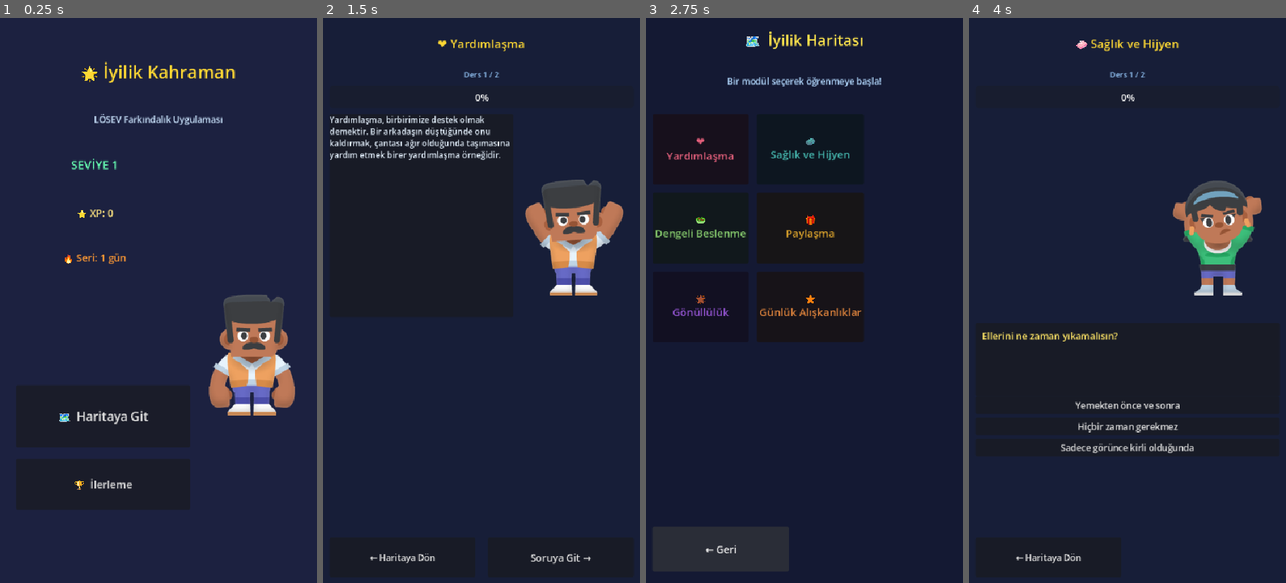
Above: before the commit, frames 1-4 (left to right).
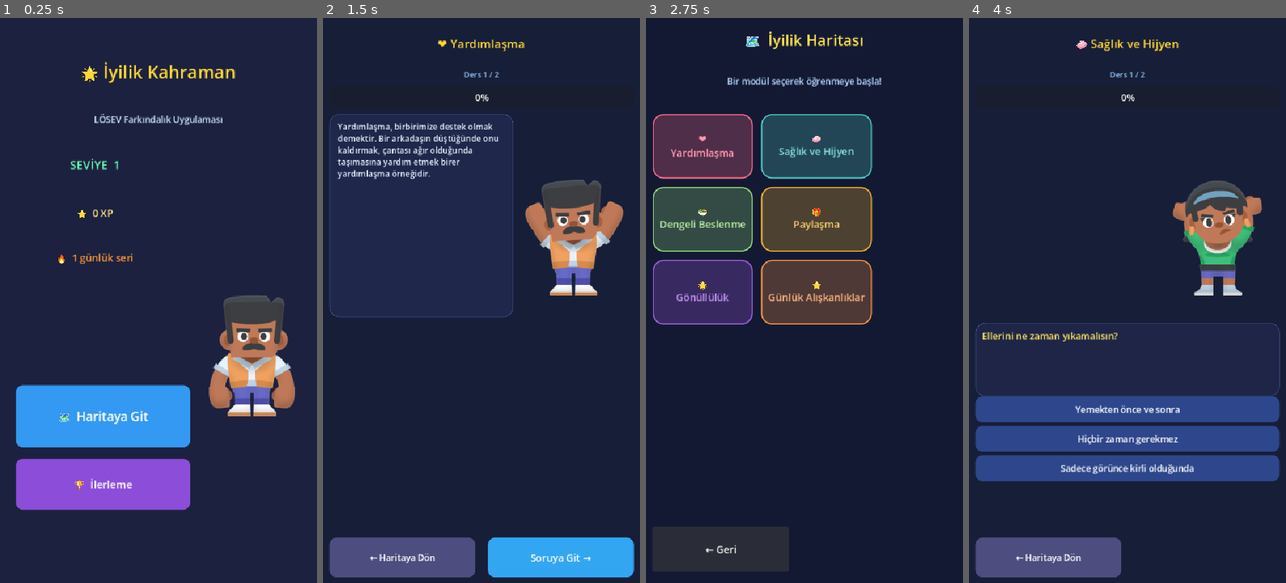
Above: after the commit, the same moments.

Repository: 42-Istanbul-Freelance/losev_iyilik_kahraman
Game: Godot game, scene res://scenes/MainMenu.tscn
Two runs of this game, one before a commit and one after it. Both use one fixed random seed, a clock stepped at 60 frames per second and the inputs below.
Inputs:
- Up to frame 1 (0.25 s): no input
- Up to frame 2 (1.5 s): click "🗺️ Haritaya Git" at 0.5 s; click "❤️ Yardımlaşma" at 1.25 s
- Up to frame 3 (2.75 s): click "← Haritaya Dön" at 2 s
- Up to frame 4 (4 s): click "🧼 Sağlık ve Hijyen" at 2.75 s; click "Soruya Git →" at 3.5 s

The runs differ from the first frame. In frame 1, 12% of the frame differs, in the area x 4-94%, y 24-88%; in frame 2, 27%; in frame 3, 24%; in frame 4, 29%, in the area x 1-99%, y 54-99%.

Commit message:
feat: görsel iyileştirmeler - UITheme stili
- UITheme.gd AutoLoad: yuvarlatılmış köşe, hover efekt, panel border
- MainMenu: animasyonlu EASE_IN_OUT karakter, mavi/mor butonlar
- WorldMap: modül çerçeveleri, tamamlananlar yeşil ✅
- LessonScene: panel/buton stilleri, seçenekler 44px yükseklik
- ProgressScene: renkli rozet ve modül etiketleri

Diff:
--- a/project.godot
+++ b/project.godot
@@ -20,6 +20,7 @@
 
 GameData="*res://scripts/GameData.gd"
 LessonBridge="*res://scripts/LessonBridge.gd"
+UITheme="*res://scripts/UITheme.gd"
 
 [display]
 
--- a/scripts/LessonScene.gd
+++ b/scripts/LessonScene.gd
@@ -33,7 +33,24 @@
 	lessons = current_module.get("lessons", [])
 	if title_label:
 		title_label.text = "%s %s" % [current_module.get("icon",""), current_module.get("title","")]
+	_apply_styles()
 	_show_lesson(0)
+
+func _apply_styles():
+	if lesson_panel:
+		UITheme.apply_panel_style(lesson_panel, 0.55)
+	if question_panel:
+		UITheme.apply_panel_style(question_panel, 0.45)
+	if daily_task_panel:
+		UITheme.apply_panel_style(daily_task_panel, 0.55)
+	if next_btn:
+		UITheme.apply_button_style(next_btn, Color(0.2, 0.65, 0.95))
+	if task_done_btn:
+		UITheme.apply_button_style(task_done_btn, Color(0.15, 0.75, 0.4))
+	var back = get_node_or_null("BackButton")
+	if back:
+		UITheme.apply_button_style(back, Color(0.3, 0.3, 0.5))
+
 
 func _show_lesson(index: int):
 	if index >= lessons.size():
@@ -111,6 +128,8 @@
 			var btn = Button.new()
 			btn.text = opt.get("text", "")
 			btn.add_theme_font_size_override("font_size", 15)
+			btn.custom_minimum_size = Vector2(0, 44)
+			UITheme.apply_button_style(btn, Color(0.18, 0.28, 0.55))
 			btn.pressed.connect(_on_option_pressed.bind(opt.get("correct", false), btn))
 			options_container.add_child(btn)
 		options_container.show()
--- a/scripts/MainMenu.gd
+++ b/scripts/MainMenu.gd
@@ -4,26 +4,34 @@
 @onready var streak_label: Label = $StreakLabel
 @onready var level_label: Label = $LevelLabel
 @onready var character_sprite: TextureRect = $CharacterSprite
+@onready var start_btn: Button = $StartButton
+@onready var progress_btn: Button = $ProgressButton
 
 func _ready():
+	_apply_styles()
 	_update_stats()
 	_animate_character()
 
+func _apply_styles():
+	UITheme.apply_button_style(start_btn, Color(0.2, 0.6, 0.95))
+	UITheme.apply_button_style(progress_btn, Color(0.55, 0.3, 0.85))
+
 func _update_stats():
 	if xp_label:
-		xp_label.text = "⭐ XP: %d" % GameData.xp
+		xp_label.text = "⭐  %d XP" % GameData.xp
 	if streak_label:
-		streak_label.text = "🔥 Seri: %d gün" % GameData.streak
+		streak_label.text = "🔥  %d günlük seri" % GameData.streak
 	if level_label:
-		level_label.text = "SEVİYE %d" % GameData.get_level()
+		level_label.text = "SEVİYE  %d" % GameData.get_level()
 
 func _animate_character():
 	if not character_sprite:
 		return
+	var start_y = character_sprite.position.y
 	var tween = create_tween()
 	tween.set_loops()
-	tween.tween_property(character_sprite, "position:y", character_sprite.position.y - 8.0, 0.9)
-	tween.tween_property(character_sprite, "position:y", character_sprite.position.y, 0.9)
+	tween.tween_property(character_sprite, "position:y", start_y - 10.0, 1.0).set_ease(Tween.EASE_IN_OUT).set_trans(Tween.TRANS_SINE)
+	tween.tween_property(character_sprite, "position:y", start_y, 1.0).set_ease(Tween.EASE_IN_OUT).set_trans(Tween.TRANS_SINE)
 
 func _on_start_button_pressed():
 	get_tree().change_scene_to_file("res://scenes/WorldMap.tscn")
--- a/scripts/ProgressScene.gd
+++ b/scripts/ProgressScene.gd
@@ -6,33 +6,41 @@
 @onready var streak_label: Label = $StreakLabel
 @onready var badges_container: FlowContainer = $BadgeFlow
 @onready var modules_list: VBoxContainer = $ModulesList
+@onready var back_btn: Button = $BackButton
 
 func _ready():
+	_apply_styles()
 	_refresh_ui()
+
+func _apply_styles():
+	if back_btn:
+		UITheme.apply_button_style(back_btn, Color(0.3, 0.3, 0.5))
 
 func _refresh_ui():
 	if level_label:
-		level_label.text = "🏆 Seviye %d" % GameData.get_level()
+		level_label.text = "🏆  Seviye %d" % GameData.get_level()
 	if xp_label:
-		xp_label.text = "⭐ Toplam XP: %d" % GameData.xp
+		xp_label.text = "⭐  Toplam XP: %d  ·  Sonraki: %d XP" % [GameData.xp, (GameData.get_level() * 100) - GameData.xp]
 	if xp_bar:
 		xp_bar.max_value = 100
 		xp_bar.value = GameData.xp % 100
 	if streak_label:
-		streak_label.text = "🔥 Günlük Seri: %d gün" % GameData.streak
+		streak_label.text = "🔥  %d günlük seri" % GameData.streak
 
 	if badges_container:
 		for child in badges_container.get_children():
 			child.queue_free()
 		if GameData.badges.is_empty():
 			var lbl = Label.new()
-			lbl.text = "Henüz rozet yok. Modülleri tamamla!"
+			lbl.text = "Henüz rozet yok — modülleri tamamla!"
+			lbl.add_theme_color_override("font_color", Color(0.7, 0.75, 0.9))
 			badges_container.add_child(lbl)
 		else:
 			for badge in GameData.badges:
 				var lbl = Label.new()
-				lbl.text = "🏅 " + badge.replace("_badge", "").capitalize()
+				lbl.text = "🏅  " + badge.replace("_badge", "").capitalize()
 				lbl.add_theme_font_size_override("font_size", 16)
+				lbl.add_theme_color_override("font_color", Color(1, 0.85, 0.3))
 				badges_container.add_child(lbl)
 
 	if modules_list:
@@ -41,12 +49,14 @@
 		if GameData.completed_modules.is_empty():
 			var lbl = Label.new()
 			lbl.text = "Henüz modül tamamlanmadı."
+			lbl.add_theme_color_override("font_color", Color(0.7, 0.75, 0.9))
 			modules_list.add_child(lbl)
 		else:
 			for mod_id in GameData.completed_modules:
 				var lbl = Label.new()
-				lbl.text = "✅ " + mod_id.capitalize()
+				lbl.text = "✅  " + mod_id.capitalize()
 				lbl.add_theme_font_size_override("font_size", 16)
+				lbl.add_theme_color_override("font_color", Color(0.4, 1, 0.6))
 				modules_list.add_child(lbl)
 
 func _on_back_button_pressed():
--- /dev/null
+++ b/scripts/UITheme.gd
@@ -0,0 +1,99 @@
+extends Node
+
+# Merkezi tema uygulayıcı - tüm sahneler bu AutoLoad'dan tema alır
+
+static func apply_button_style(btn: Button, color: Color = Color(0.25, 0.35, 0.8)):
+	var style_normal = StyleBoxFlat.new()
+	style_normal.bg_color = color
+	style_normal.corner_radius_top_left = 12
+	style_normal.corner_radius_top_right = 12
+	style_normal.corner_radius_bottom_left = 12
+	style_normal.corner_radius_bottom_right = 12
+	style_normal.content_margin_left = 16
+	style_normal.content_margin_right = 16
+	style_normal.content_margin_top = 10
+	style_normal.content_margin_bottom = 10
+
+	var style_hover = StyleBoxFlat.new()
+	style_hover.bg_color = color.lightened(0.15)
+	style_hover.corner_radius_top_left = 12
+	style_hover.corner_radius_top_right = 12
+	style_hover.corner_radius_bottom_left = 12
+	style_hover.corner_radius_bottom_right = 12
+	style_hover.content_margin_left = 16
+	style_hover.content_margin_right = 16
+	style_hover.content_margin_top = 10
+	style_hover.content_margin_bottom = 10
+
+	var style_pressed = StyleBoxFlat.new()
+	style_pressed.bg_color = color.darkened(0.2)
+	style_pressed.corner_radius_top_left = 12
+	style_pressed.corner_radius_top_right = 12
+	style_pressed.corner_radius_bottom_left = 12
+	style_pressed.corner_radius_bottom_right = 12
+	style_pressed.content_margin_left = 16
+	style_pressed.content_margin_right = 16
+	style_pressed.content_margin_top = 8
+	style_pressed.content_margin_bottom = 8
+
+	btn.add_theme_stylebox_override("normal", style_normal)
+	btn.add_theme_stylebox_override("hover", style_hover)
+	btn.add_theme_stylebox_override("pressed", style_pressed)
+	btn.add_theme_color_override("font_color", Color.WHITE)
+	btn.add_theme_color_override("font_hover_color", Color.WHITE)
+
+static func apply_panel_style(panel: PanelContainer, alpha: float = 0.5):
+	var style = StyleBoxFlat.new()
+	style.bg_color = Color(0.15, 0.18, 0.35, alpha)
+	style.corner_radius_top_left = 16
+	style.corner_radius_top_right = 16
+	style.corner_radius_bottom_left = 16
+	style.corner_radius_bottom_right = 16
+	style.border_width_top = 1
+	style.border_width_bottom = 1
+	style.border_width_left = 1
+	style.border_width_right = 1
+	style.border_color = Color(0.4, 0.5, 0.9, 0.4)
+	style.content_margin_left = 14
+	style.content_margin_right = 14
+	style.content_margin_top = 12
+	style.content_margin_bottom = 12
+	panel.add_theme_stylebox_override("panel", style)
+
+static func apply_module_button_style(btn: Button, color: Color):
+	var style_normal = StyleBoxFlat.new()
+	style_normal.bg_color = Color(color.r, color.g, color.b, 0.25)
+	style_normal.corner_radius_top_left = 18
+	style_normal.corner_radius_top_right = 18
+	style_normal.corner_radius_bottom_left = 18
+	style_normal.corner_radius_bottom_right = 18
+	style_normal.border_width_top = 2
+	style_normal.border_width_bottom = 2
+	style_normal.border_width_left = 2
+	style_normal.border_width_right = 2
+	style_normal.border_color = color
+	style_normal.content_margin_left = 12
+	style_normal.content_margin_right = 12
+	style_normal.content_margin_top = 14
+	style_normal.content_margin_bottom = 14
+
+	var style_hover = StyleBoxFlat.new()
+	style_hover.bg_color = Color(color.r, color.g, color.b, 0.45)
+	style_hover.corner_radius_top_left = 18
+	style_hover.corner_radius_top_right = 18
+	style_hover.corner_radius_bottom_left = 18
+	style_hover.corner_radius_bottom_right = 18
+	style_hover.border_width_top = 2
+	style_hover.border_width_bottom = 2
+	style_hover.border_width_left = 2
+	style_hover.border_width_right = 2
+	style_hover.border_color = color.lightened(0.2)
+	style_hover.content_margin_left = 12
+	style_hover.content_margin_right = 12
+	style_hover.content_margin_top = 14
+	style_hover.content_margin_bottom = 14
+
+	btn.add_theme_stylebox_override("normal", style_normal)
+	btn.add_theme_stylebox_override("hover", style_hover)
+	btn.add_theme_color_override("font_color", color.lightened(0.3))
+	btn.add_theme_color_override("font_hover_color", Color.WHITE)
--- a/scripts/WorldMap.gd
+++ b/scripts/WorldMap.gd
@@ -5,8 +5,6 @@
 @onready var modules_container: GridContainer = $ScrollContainer/ModulesGrid
 
 var modules_data = []
-
-signal module_selected(module_data)
 
 func _ready():
 	_load_modules()
@@ -31,22 +29,21 @@
 func _create_module_button(module: Dictionary) -> Button:
 	var btn = Button.new()
 	btn.text = "%s\n%s" % [module["icon"], module["title"]]
-	btn.custom_minimum_size = Vector2(150, 120)
-	btn.add_theme_font_size_override("font_size", 18)
+	btn.custom_minimum_size = Vector2(160, 110)
+	btn.add_theme_font_size_override("font_size", 17)
 
-	# Modül tamamlandıysa farklı renk
+	var col = Color(module.get("color", "#4488ff"))
+
 	if module["id"] in GameData.completed_modules:
-		btn.modulate = Color(0.6, 1.0, 0.6)  # Yeşilimsi
+		UITheme.apply_module_button_style(btn, Color(0.3, 0.9, 0.4))
+		btn.text = "✅ " + btn.text
 	else:
-		# Hex rengi uygula
-		var col = Color(module["color"])
-		btn.modulate = col
+		UITheme.apply_module_button_style(btn, col)
 
 	btn.pressed.connect(_on_module_pressed.bind(module))
 	return btn
 
 func _on_module_pressed(module: Dictionary):
-	# Seçilen modülü LessonScene'e aktar
 	LessonBridge.current_module = module
 	get_tree().change_scene_to_file("res://scenes/LessonScene.tscn")
 
Not shown, added: scripts/UITheme.gd.uid
